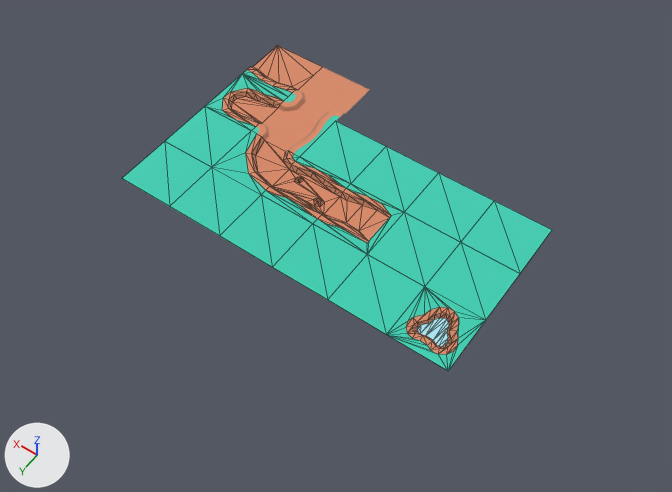
What one commit did to the glTF model public/assets/ground.glb.
Both versions are drawn from a camera (50 mm lens) standing at (-4.0, 7.59, 10.92) and looking at (1.1, 0.46, -0.28). Every picture has the same lights, and +X, +Y and +Z are marked at lower left. Mesh edges are drawn as thin lines on the coarser meshes. Where no turn or scale is listed for an object, it has been applied to the vertices.

Before the edit, the objects in view are built like this:
```python
me_mesh_ground_grass_009 = bpy.data.meshes.new('Mesh ground_grass.009')
me_mesh_ground_grass_009.from_pydata([(0.5, -0.5, 0.0), (-0.5, 0.5, 0.0), (-0.5, -0.5, 0.0), (0.5, 0.5, 0.0)], [], [(0, 1, 2), (1, 0, 3)])
me_mesh_ground_grass_009.materials.append(mat_grass_004)  # cyan #73eddd
me_mesh_ground_grass_012 = bpy.data.meshes.new('Mesh ground_grass.012')
me_mesh_ground_grass_012.from_pydata([(0.5, -0.5, 0.0), (-0.5, 0.5, 0.0), (-0.5, -0.5, 0.0), (0.5, 0.5, 0.0)], [], [(0, 1, 2), (1, 0, 3)])
me_mesh_ground_grass_012.materials.append(mat_grass_004)  # cyan #73eddd
me_mesh_ground_pathsplit_001 = bpy.data.meshes.new('Mesh ground_pathSplit.001')
me_mesh_ground_pathsplit_001.from_pydata(...)  # 46 vertices, 68 faces; spans x -0.5..0.5, y -0.5..0.5, z -0.05..0.0
# faces by material slot: [34, 22, 12]
me_mesh_ground_pathsplit_001.materials.append(mat_dirt_013)  # beige #f2be9e
me_mesh_ground_pathsplit_001.materials.append(mat_dirtdark_011)  # beige #dbab8e
me_mesh_ground_pathsplit_001.materials.append(mat_grass_013)  # cyan #73eddd
ob_ground_grass_009 = bpy.data.objects.new('ground_grass.009', me_mesh_ground_grass_009)
ob_ground_grass_009.location = (3.0, 1.0, 0.0)
ob_ground_grass_012 = bpy.data.objects.new('ground_grass.012', me_mesh_ground_grass_012)
ob_ground_grass_012.location = (-1.0, -1.0, 0.0)
ob_ground_pathsplit_001 = bpy.data.objects.new('ground_pathSplit.001', me_mesh_ground_pathsplit_001)
ob_ground_pathsplit_001.location = (3.0, -1.0, 0.0)
# also in view: 'ground_grass.003' at (1.0, -1.0, 0.0); 'ground_pathSide.001' at (4.0, -2.0, -0.02); 'ground_grass.004' at (2.0, -1.0, 0.0); 'ground_grass.011' at (-1.0, 0.0, 0.0); 'ground_pathRocks.001' at (2.0, 0.0, -0.02)
```
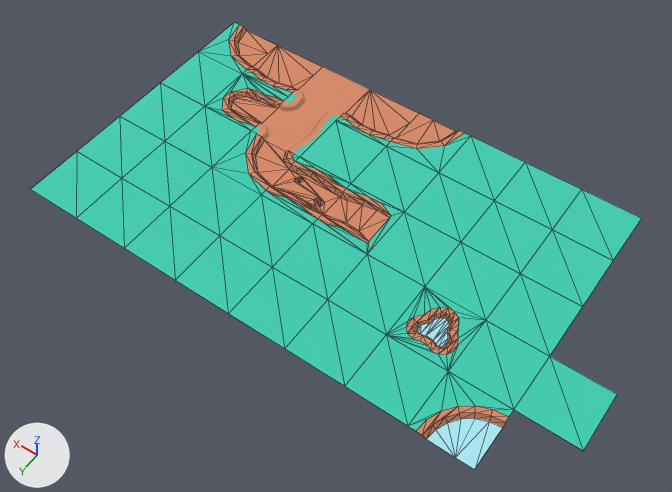
Edits to the bpy script that builds the scene:
```text
Add ob_ground_rivercorner_001:
    ob_ground_rivercorner_001 = bpy.data.objects.new('ground_riverCorner.001', me_mesh_ground_rivercorner_001)  # 27 vertices, 40 faces; spans x -0.5..0.5, y -0.5..0.5, z -0.05..0.0; in mat_dirtdark_016 (beige #dbab8e), mat_dirt_018 (beige #f2be9e), mat_grass_018 (cyan #73eddd), mat_water_002 (white #d8faff)
    ob_ground_rivercorner_001.location = (-2.0, 2.0, 0.0)
Add ob_ground_grass_029:
    ob_ground_grass_029 = bpy.data.objects.new('ground_grass.029', me_mesh_ground_grass_012.copy())  # the mesh of ob_ground_grass_012
    ob_ground_grass_029.location = (5.0, 2.0, 0.0)
Add ob_ground_grass_028:
    ob_ground_grass_028 = bpy.data.objects.new('ground_grass.028', me_mesh_ground_grass_012.copy())  # the mesh of ob_ground_grass_012
    ob_ground_grass_028.location = (5.0, 1.0, 0.0)
Add ob_ground_grass_027:
    ob_ground_grass_027 = bpy.data.objects.new('ground_grass.027', me_mesh_ground_grass_012.copy())  # the mesh of ob_ground_grass_012
    ob_ground_grass_027.location = (5.0, 0.0, 0.0)
Add ob_ground_grass_026:
    ob_ground_grass_026 = bpy.data.objects.new('ground_grass.026', me_mesh_ground_grass_012.copy())  # the mesh of ob_ground_grass_012
    ob_ground_grass_026.location = (5.0, -1.0, 0.0)
Add ob_ground_grass_025:
    ob_ground_grass_025 = bpy.data.objects.new('ground_grass.025', me_mesh_ground_grass_012.copy())  # the mesh of ob_ground_grass_012
    ob_ground_grass_025.location = (0.0, -2.0, 0.0)
Add ob_ground_grass_024:
    ob_ground_grass_024 = bpy.data.objects.new('ground_grass.024', me_mesh_ground_grass_012.copy())  # the mesh of ob_ground_grass_012
    ob_ground_grass_024.location = (-1.0, -2.0, 0.0)
Add ob_ground_grass_023:
    ob_ground_grass_023 = bpy.data.objects.new('ground_grass.023', me_mesh_ground_grass_012.copy())  # the mesh of ob_ground_grass_012
    ob_ground_grass_023.location = (-2.0, -2.0, 0.0)
Add ob_ground_grass_022:
    ob_ground_grass_022 = bpy.data.objects.new('ground_grass.022', me_mesh_ground_grass_012.copy())  # the mesh of ob_ground_grass_012
    ob_ground_grass_022.location = (-2.0, -1.0, 0.0)
Add ob_ground_grass_021:
    ob_ground_grass_021 = bpy.data.objects.new('ground_grass.021', me_mesh_ground_grass_012.copy())  # the mesh of ob_ground_grass_012
    ob_ground_grass_021.location = (-2.0, 0.0, 0.0)
Add ob_ground_grass_020:
    ob_ground_grass_020 = bpy.data.objects.new('ground_grass.020', me_mesh_ground_grass_012.copy())  # the mesh of ob_ground_grass_012
    ob_ground_grass_020.location = (-2.0, 1.0, 0.0)
Add ob_ground_grass_019:
    ob_ground_grass_019 = bpy.data.objects.new('ground_grass.019', me_mesh_ground_grass_012.copy())  # the mesh of ob_ground_grass_012
    ob_ground_grass_019.location = (-3.0, 1.0, 0.0)
Add ob_ground_grass_018:
    ob_ground_grass_018 = bpy.data.objects.new('ground_grass.018', me_mesh_ground_grass_012.copy())  # the mesh of ob_ground_grass_012
    ob_ground_grass_018.location = (-1.0, 2.0, 0.0)
Add ob_ground_grass_017:
    ob_ground_grass_017 = bpy.data.objects.new('ground_grass.017', me_mesh_ground_grass_012.copy())  # the mesh of ob_ground_grass_012
    ob_ground_grass_017.location = (4.0, 2.0, 0.0)
Add ob_ground_grass_016:
    ob_ground_grass_016 = bpy.data.objects.new('ground_grass.016', me_mesh_ground_grass_012.copy())  # the mesh of ob_ground_grass_012
    ob_ground_grass_016.location = (3.0, 2.0, 0.0)
Add ob_ground_grass_015:
    ob_ground_grass_015 = bpy.data.objects.new('ground_grass.015', me_mesh_ground_grass_012.copy())  # the mesh of ob_ground_grass_012
    ob_ground_grass_015.location = (2.0, 2.0, 0.0)
Add ob_ground_grass_014:
    ob_ground_grass_014 = bpy.data.objects.new('ground_grass.014', me_mesh_ground_grass_012.copy())  # the mesh of ob_ground_grass_012
    ob_ground_grass_014.location = (1.0, 2.0, 0.0)
Add ob_ground_grass_013:
    ob_ground_grass_013 = bpy.data.objects.new('ground_grass.013', me_mesh_ground_grass_012.copy())  # the mesh of ob_ground_grass_012
    ob_ground_grass_013.location = (0.0, 2.0, 0.0)
Add ob_ground_pathcorner_002:
    ob_ground_pathcorner_002 = bpy.data.objects.new('ground_pathCorner.002', me_mesh_ground_pathcorner_002)  # 18 vertices, 22 faces; spans x -0.5..0.5, y -0.5..0.5, z -0.05..0.0; in mat_dirt_001 (beige #f2be9e), mat_dirtdark (beige #dbab8e), mat_grass (cyan #73eddd)
    ob_ground_pathcorner_002.location = (5.0, -2.0, 0.0)
Add ob_ground_pathcorner_001:
    ob_ground_pathcorner_001 = bpy.data.objects.new('ground_pathCorner.001', me_mesh_ground_pathcorner_001)  # 18 vertices, 22 faces; spans x -0.5..0.5, y -0.5..0.5, z -0.05..0.0; in mat_dirt_001 (beige #f2be9e), mat_dirtdark (beige #dbab8e), mat_grass (cyan #73eddd)
    ob_ground_pathcorner_001.location = (1.0, -2.0, 0.0)
Add ob_ground_pathside_002:
    ob_ground_pathside_002 = bpy.data.objects.new('ground_pathSide.002', me_mesh_ground_pathside_001.copy())  # the mesh of ob_ground_pathside_001
    ob_ground_pathside_002.location = (2.0, -2.0, 0.0)
```

Location of each change, [x1, y1, x2, y2] in pixels of the pictures (672 x 492 px):
'ground_riverCorner.001', added (cyan): after [408, 371, 514, 470]
'ground_grass.019', added (cyan): after [514, 356, 617, 451]
'ground_grass.018', added (cyan): after [345, 335, 448, 426]
'ground_grass.020', added (cyan): after [449, 321, 549, 409]
'ground_grass.013', added (cyan): after [285, 300, 386, 386]
'ground_grass.021', added (cyan): after [486, 274, 582, 356]
'ground_grass.014', added (cyan): after [229, 267, 327, 349]
'ground_grass.015', added (cyan): after [176, 236, 272, 313]
'ground_grass.022', added (cyan): after [520, 230, 613, 307]
'ground_grass.016', added (cyan): after [125, 206, 219, 280]
'ground_grass.023', added (cyan): after [552, 190, 641, 260]
'ground_grass.017', added (cyan): after [77, 179, 169, 248]
'ground_grass.024', added (cyan): after [494, 162, 582, 230]
'ground_grass.029', added (cyan): after [31, 152, 122, 218]
'ground_grass.025', added (cyan): after [439, 136, 525, 200]
'ground_grass.028', added (cyan): after [77, 116, 164, 178]
'ground_pathCorner.001', added: after [386, 114, 471, 173]
'ground_grass.027', added (cyan): after [120, 83, 205, 141]
'ground_pathSide.002', added (beige): after [337, 90, 419, 146]
'ground_grass.026', added (cyan): after [161, 52, 242, 106]
'ground_pathCorner.002', added: after [199, 23, 278, 74]
